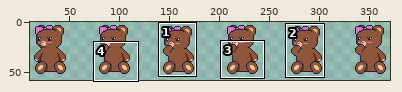
Two states of a sprite sheet, aseprite_files/teddybear_girl_leftlaugh.png. Above: a wide view before the commit, with the close-up outlined.
Close-up. Before:
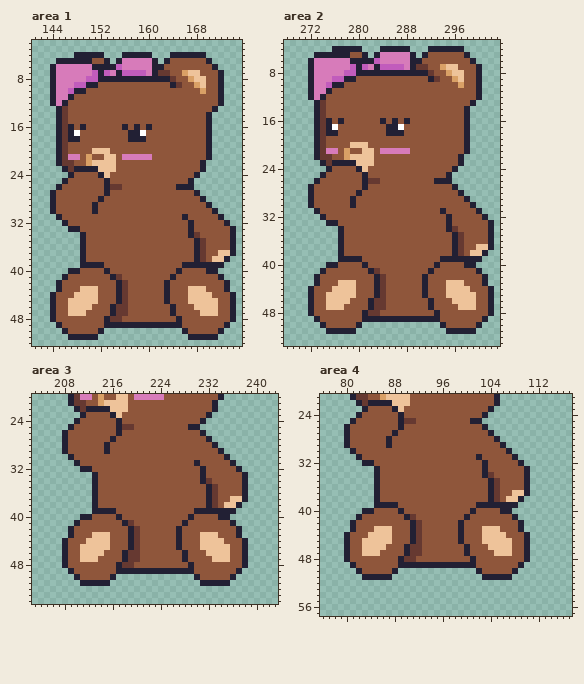
The file is 384x64 pixels. Shown: area 1: x 141..175, y 2..52; area 2: x 268..303, y 3..53; area 3: x 203..243, y 20..54; area 4: x 76..117, y 21..57. The wide view leaves out empty margins. The commit also changed other parts of the picture, which this record leaves out.
After:
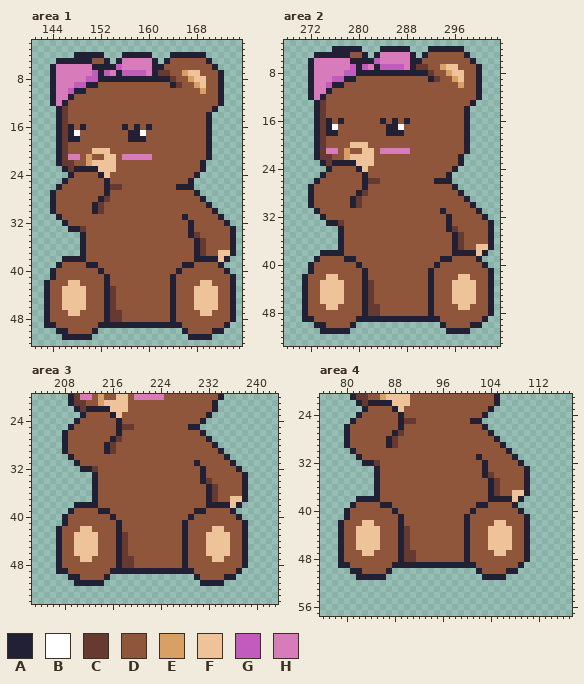
Palette (. is transparent): A #222034  B #ffffff  C #663931  D #8f563b  E #d9a066  F #eec39a  G #c15cbc  H #d77bba
Difference:
Area 1:
y 28: x 153 D -> C
y 29..30: x 152 D -> C
y 33: x 149 D -> C
y 38: x 146..148 ... -> AAA; x 169..171 CDF -> AAA
y 39: x 145..149 ....A -> ADDDD; x 152 A -> D; x 168..171 AAAA -> DDDD
y 40: x 144..148 ...AA -> ADDDD; x 152..153 DA -> AD; x 170..173 AA.. -> DDDA
y 41: x 144..146 ..A -> ADD; x 153..155 DAC -> ADD; x 172..174 A.. -> DDA
y 42: x 143..145 ..A -> ADD; x 147..148 DD -> FF; x 153 D -> A; x 155..156 AC -> DD; x 163..164 AD -> DA; x 169..170 DD -> FF; x 173..174 A. -> DA
y 43: x 143..148 ..ADDD -> ADDFFF; x 150..151 FF -> DD; x 153..156 DDAC -> ACDD; x 163..164 AD -> DA; x 167 F -> D; x 170..171 DD -> FF; x 173..174 A. -> DA
y 44: x 143..144 .A -> AD; x 146..147 DD -> FF; x 150..151 FF -> DD; x 153..156 DDAC -> ACDD; x 163..164 AD -> DA; x 167 F -> D; x 171 D -> F
y 45: x 143..144 .A -> AD; x 146 D -> F; x 150..151 FF -> DD; x 153..156 DDAC -> ACDD; x 163..164 AD -> DA; x 167 F -> D
y 46: x 143..144 .A -> AD; x 146 D -> F; x 150 F -> D; x 153..156 DACC -> ACDD
y 47: x 143..144 .A -> AD; x 149 F -> D; x 153..154 DA -> AC; x 156 C -> D; x 171 F -> D
y 48: x 143..144 .A -> AD; x 164..165 DA -> AD
y 49: x 143..145 ..A -> AAD; x 152 D -> A
y 50: x 145 . -> A; x 151..152 DA -> A.; x 171 D -> A
y 51: x 146 . -> A; x 151 A -> .; x 171 A -> .
Area 2:
y 28: x 281 D -> C
y 29..30: x 280 D -> C
y 33: x 277 D -> C
y 38: x 274..276 ... -> AAA; x 297..299 CDF -> AAA
y 39: x 273..277 ....A -> ADDDD; x 280 A -> D; x 296..299 AAAA -> DDDD
y 40: x 272..276 ...AA -> ADDDD; x 280..281 DA -> AD; x 298..301 AA.. -> DDDA
y 41: x 272..274 ..A -> ADD; x 281..283 DAC -> ADD; x 300..302 A.. -> DDA
y 42: x 271..273 ..A -> ADD; x 275..276 DD -> FF; x 281 D -> A; x 283..284 AC -> DD; x 291..292 AD -> DA; x 297..298 DD -> FF; x 301..302 A. -> DA
y 43: x 271..276 ..ADDD -> ADDFFF; x 278..279 FF -> DD; x 281..284 DDAC -> ACDD; x 291..292 AD -> DA; x 295 F -> D; x 298..299 DD -> FF; x 301..302 A. -> DA
y 44: x 271..272 .A -> AD; x 274..275 DD -> FF; x 278..279 FF -> DD; x 281..284 DDAC -> ACDD; x 291..292 AD -> DA; x 295 F -> D; x 299 D -> F
y 45: x 271..272 .A -> AD; x 274 D -> F; x 278..279 FF -> DD; x 281..284 DDAC -> ACDD; x 291..292 AD -> DA; x 295 F -> D
y 46: x 271..272 .A -> AD; x 274 D -> F; x 278 F -> D; x 281..284 DACC -> ACDD
y 47: x 271..272 .A -> AD; x 277 F -> D; x 281..282 DA -> AC; x 284 C -> D; x 299 F -> D
y 48: x 271..272 .A -> AD; x 292..293 DA -> AD
y 49: x 271..273 ..A -> AAD; x 280 D -> A
y 50: x 273 . -> A; x 279..280 DA -> A.; x 299 D -> A
y 51: x 274 . -> A; x 279 A -> .; x 299 A -> .
Area 3:
y 27: x 217 D -> C
y 28..29: x 216 D -> C
y 32: x 213 D -> C
y 38: x 210..212 ... -> AAA; x 233..235 CDF -> AAA
y 39: x 209..213 ....A -> ADDDD; x 216 A -> D; x 232..235 AAAA -> DDDD
y 40: x 208..212 ...AA -> ADDDD; x 216..217 DA -> AD; x 234..237 AA.. -> DDDA
y 41: x 208..210 ..A -> ADD; x 217..219 DAC -> ADD; x 236..238 A.. -> DDA
y 42: x 207..209 ..A -> ADD; x 211..212 DD -> FF; x 217 D -> A; x 219..220 AC -> DD; x 227..228 AD -> DA; x 233..234 DD -> FF; x 237..238 A. -> DA
y 43: x 207..212 ..ADDD -> ADDFFF; x 214..215 FF -> DD; x 217..220 DDAC -> ACDD; x 227..228 AD -> DA; x 231 F -> D; x 234..235 DD -> FF; x 237..238 A. -> DA
y 44: x 207..208 .A -> AD; x 210..211 DD -> FF; x 214..215 FF -> DD; x 217..220 DDAC -> ACDD; x 227..228 AD -> DA; x 231 F -> D; x 235 D -> F
y 45: x 207..208 .A -> AD; x 210 D -> F; x 214..215 FF -> DD; x 217..220 DDAC -> ACDD; x 227..228 AD -> DA; x 231 F -> D
y 46: x 207..208 .A -> AD; x 210 D -> F; x 214 F -> D; x 217..220 DACC -> ACDD
y 47: x 207..208 .A -> AD; x 213 F -> D; x 217..218 DA -> AC; x 220 C -> D; x 235 F -> D
y 48: x 207..208 .A -> AD; x 228..229 DA -> AD
y 49: x 207..209 ..A -> AAD; x 216 D -> A
y 50: x 209 . -> A; x 215..216 DA -> A.; x 235 D -> A
y 51: x 210 . -> A; x 215 A -> .; x 235 A -> .
Area 4:
y 27: x 89 D -> C
y 28..29: x 88 D -> C
y 32: x 85 D -> C
y 38: x 82..84 ... -> AAA; x 105..107 CDF -> AAA
y 39: x 81..85 ....A -> ADDDD; x 88 A -> D; x 104..107 AAAA -> DDDD
y 40: x 80..84 ...AA -> ADDDD; x 88..89 DA -> AD; x 106..109 AA.. -> DDDA
y 41: x 80..82 ..A -> ADD; x 89..91 DAC -> ADD; x 108..110 A.. -> DDA
y 42: x 79..81 ..A -> ADD; x 83..84 DD -> FF; x 89 D -> A; x 91..92 AC -> DD; x 99..100 AD -> DA; x 105..106 DD -> FF; x 109..110 A. -> DA
y 43: x 79..84 ..ADDD -> ADDFFF; x 86..87 FF -> DD; x 89..92 DDAC -> ACDD; x 99..100 AD -> DA; x 103 F -> D; x 106..107 DD -> FF; x 109..110 A. -> DA
y 44: x 79..80 .A -> AD; x 82..83 DD -> FF; x 86..87 FF -> DD; x 89..92 DDAC -> ACDD; x 99..100 AD -> DA; x 103 F -> D; x 107 D -> F
y 45: x 79..80 .A -> AD; x 82 D -> F; x 86..87 FF -> DD; x 89..92 DDAC -> ACDD; x 99..100 AD -> DA; x 103 F -> D
y 46: x 79..80 .A -> AD; x 82 D -> F; x 86 F -> D; x 89..92 DACC -> ACDD
y 47: x 79..80 .A -> AD; x 85 F -> D; x 89..90 DA -> AC; x 92 C -> D; x 107 F -> D
y 48: x 79..80 .A -> AD; x 100..101 DA -> AD
y 49: x 79..81 ..A -> AAD; x 88 D -> A
y 50: x 81 . -> A; x 87..88 DA -> A.; x 107 D -> A
y 51: x 82 . -> A; x 87 A -> .; x 107 A -> .
